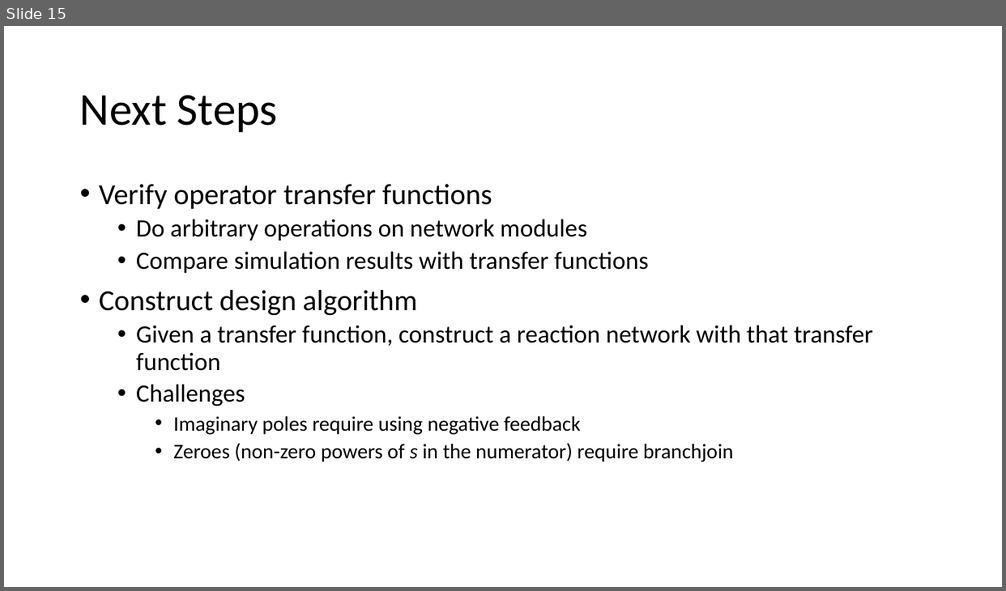
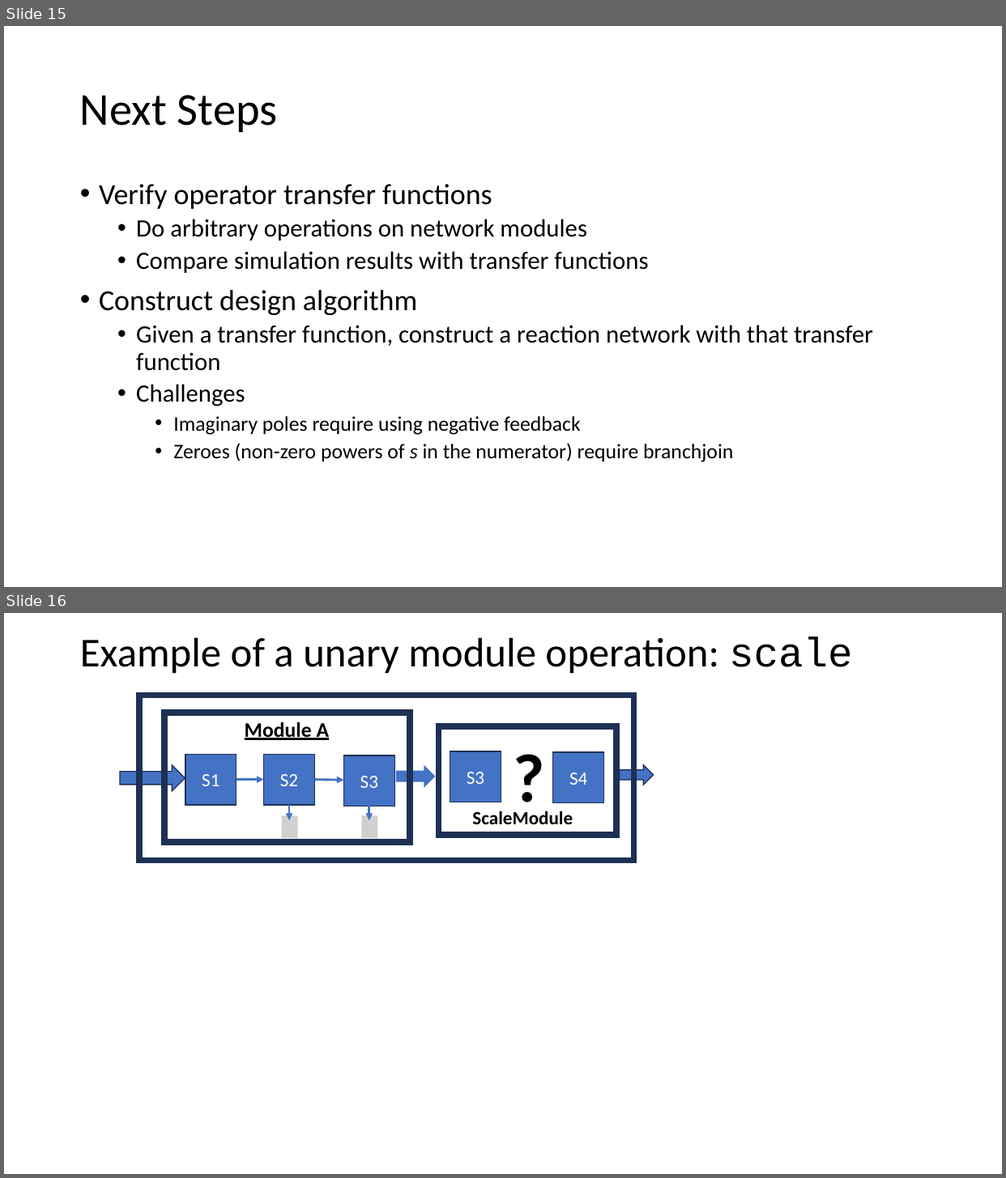
Before and after one commit to joseph-hellerstein/linear_reaction_networks, a slide deck: docs/module_framework.pptx. Shown one above the other, each under a label of ours: slide 15 before the commit, slides 15 and 16 after it. The pictures are 1006x591 and 1006x1178 pixels, drawn with LibreOffice and Linux fonts; fonts in the diff are those of the drawing; grey boxes stand for pictures. Boxes give left, top, right and bottom in pixels: in the first picture for what was removed or moved away, otherwise in the second. Text is boxed around its words. In the diff, an @@ line names an element or a change of style, - is before the commit and + after.

```diff
--- a/docs/module_framework.pptx
+++ b/docs/module_framework.pptx
@@ slide 16 added at [4,613,1002,1174], background #FFFFFF @@
@@ title added at [80,636,852,674], 39.6 pt, text #000000 @@
+Example of a unary module operation: scale
@@ rectangle added at [139,696,634,861], outline #1E3256 6 pt @@
@@ rectangle added at [164,713,410,843], outline #1E3256 6 pt @@
@@ text added at [245,722,330,740], 20 pt, text #000000, bold, underline @@
+Module A
@@ group added at [439,726,653,835]: 3 rectangles, 2 texts, 1 right arrow @@
+Scale Network
+S3
+S4
+ScaleModule
+?
@@ rectangle added at [185,755,236,806], fill #4472C4, outline #1E3256 1 pt, 18 pt, text #FFFFFF @@
+S1
@@ rectangle added at [264,755,315,806], fill #4472C4, outline #1E3256 1 pt, 18 pt, text #FFFFFF @@
+S2
@@ rectangle added at [344,756,394,806], fill #4472C4, outline #1E3256 1 pt, 18 pt, text #FFFFFF @@
+S3
@@ right arrow added at [120,765,185,791], fill #4472C4, outline #1E3256 1 pt @@
@@ arrow added from (236, 780) to (264, 780), #4472C4 2.25 pt @@
@@ arrow added from (315, 780) to (344, 780), #4472C4 2.25 pt @@
@@ right arrow added at [396,765,436,787], fill #4472C4 @@
@@ arrow added from (289, 805) to (289, 820), #4472C4 2.25 pt @@
@@ arrow added from (369, 805) to (369, 820), #4472C4 2.25 pt @@
@@ picture added at [282,815,298,838] @@
@@ picture added at [362,815,378,838] @@
```
Also in this commit, not shown: 9 slides changed, 1 other file.
